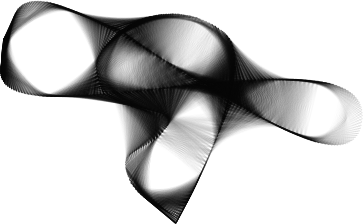
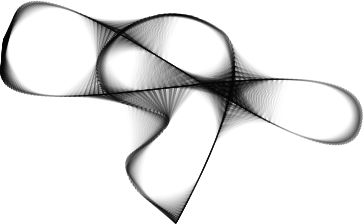
Layer changes from the first (363, 224) image to the second:
removed layer "harmony#5" over <box>0,0,363,224</box>
renamed "harmony" to "default", showed it over <box>0,0,363,224</box>
hid "背景" over <box>0,0,363,224</box>
